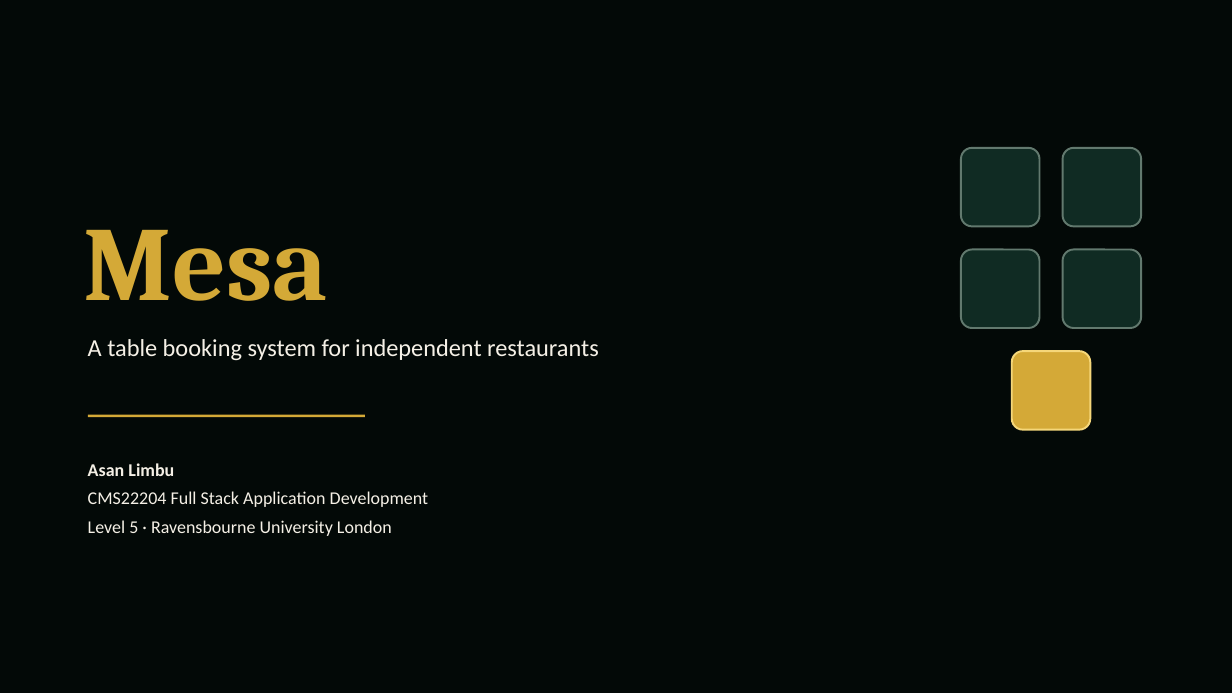
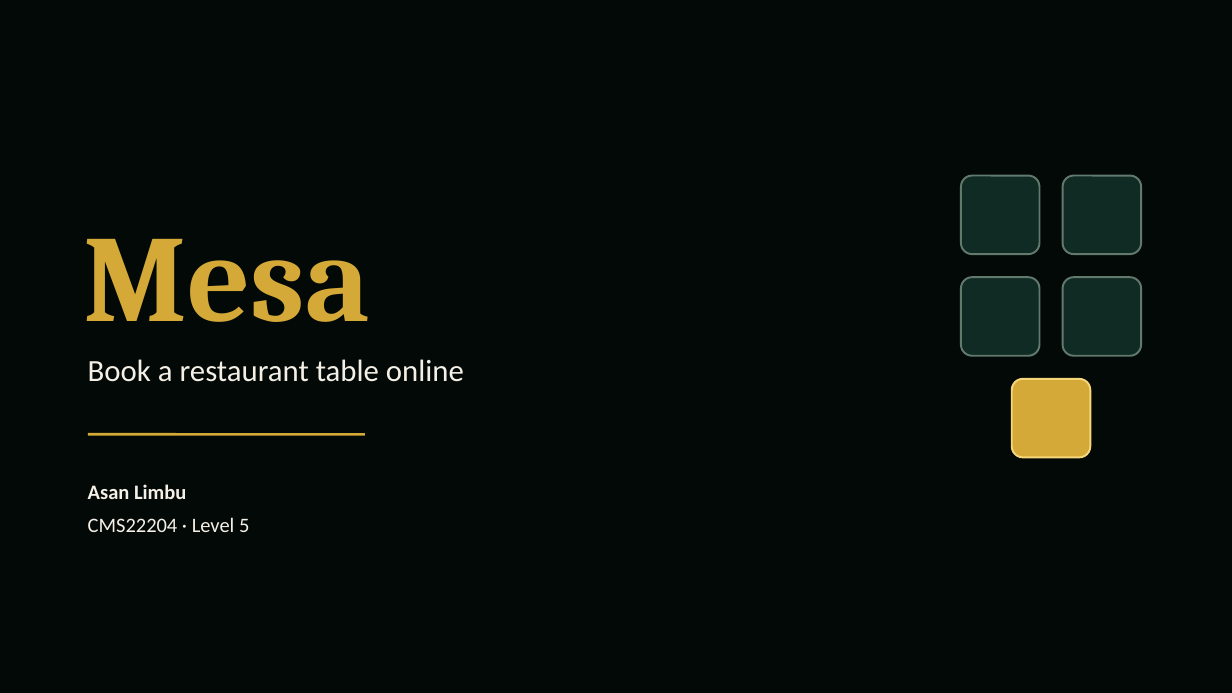
Before and after one commit to asanlimbu/mesa, a slide deck: slide 1 of docs/presentation.pptx. Drawn at 1232x693 pixels with LibreOffice and Linux fonts; fonts in the diff are those of the drawing. Boxes give left, top, right and bottom in pixels: in the first picture for what was removed or moved away, otherwise in the second. Text is boxed around its words. In the diff, an @@ line names an element or a change of style, - is before the commit and + after.

```diff
--- a/docs/presentation.pptx
+++ b/docs/presentation.pptx
@@ text "Mesa": place and size @@
-text "Mesa" at (83, 230, 328, 301)
+text "Mesa" at (83, 239, 370, 322)
@@ text "Mesa" at (83, 239, 370, 322): size 82 to 96 pt @@
@@ rounded rectangle: place and size @@
-rounded rectangle at (961, 250, 1040, 328)
+rounded rectangle at (961, 277, 1040, 356)
@@ rounded rectangle: place and size @@
-rounded rectangle at (1063, 250, 1141, 328)
+rounded rectangle at (1063, 277, 1141, 356)
@@ text at (88, 359, 464, 382): text changed; size 19 to 24 pt @@
-A table booking system for independent restaurants
+Book a restaurant table online
@@ 3 rounded rectangles: place and size @@
-3 rounded rectangles at (961, 148, 1141, 430)
+3 rounded rectangles at (961, 176, 1141, 457)
@@ line moved from (88, 416) - (365, 416) to (88, 434) - (365, 434) @@
@@ text "Asan Limbu": place and size @@
-text "Asan Limbu" at (88, 463, 429, 536)
+text "Asan Limbu" at (88, 484, 249, 532)
@@ text at (88, 484, 186, 499): size 14 to 16 pt in "Asan Limbu"; line spacing 22pt to 26pt @@
@@ text at (88, 517, 249, 532): text changed; size 14 to 16 pt @@
-CMS22204 Full Stack Application Development
-Level 5 · Ravensbourne University London
+CMS22204 · Level 5
```
Also in this commit, not shown: 7 other slides changed, 4 slides added, 4 slides removed.
